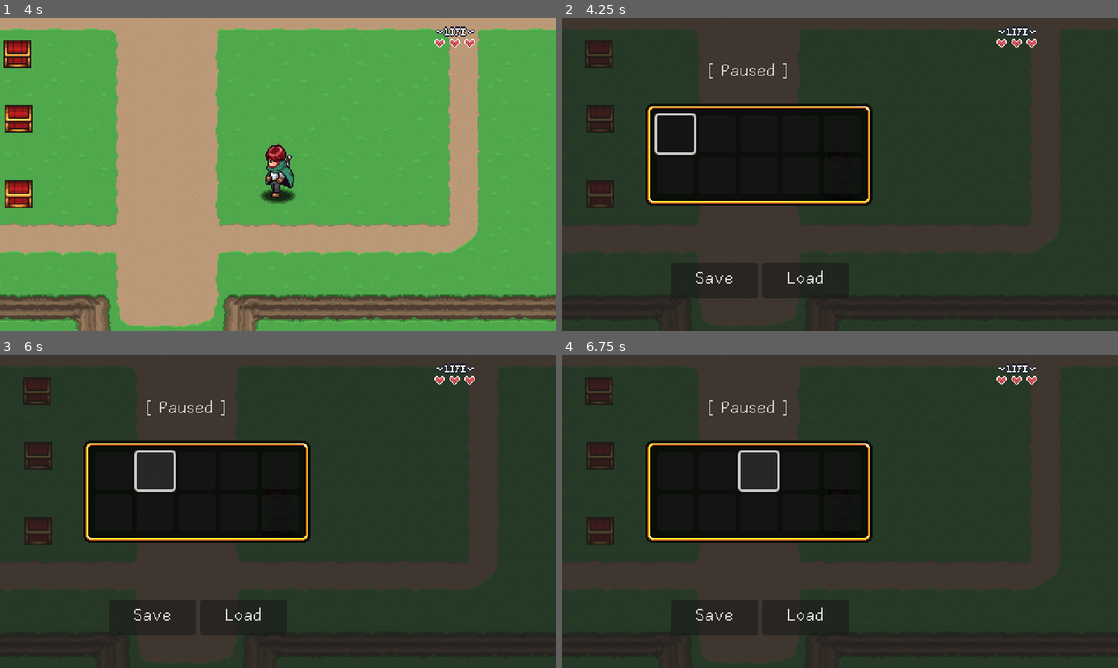
Above: before the commit, frames 1-4 (two rows, left to right).
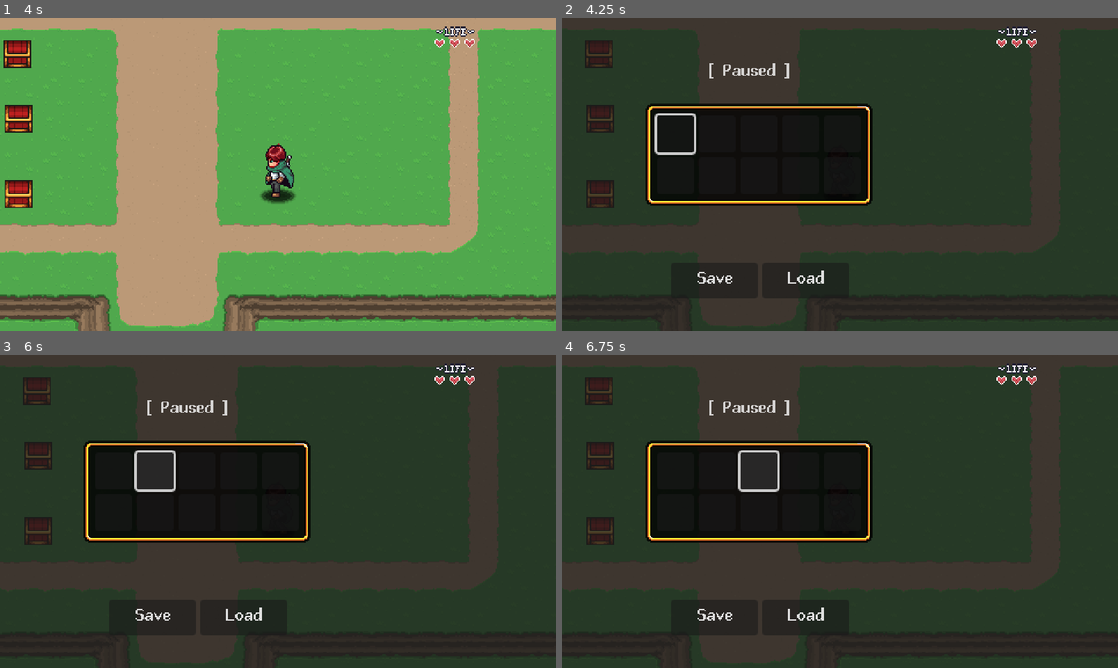
Above: after the commit, the same moments.

Repository: Sai-Santosh09/1st-game-test
Game: Godot game, scene res://Levels/Area01/01.tscn
The game is run twice, just before and just after one commit, with the same random seed, the same clock (stepped at 60 frames per second) and the same inputs. Sound files missing from this copy of the repository are replaced by a short silence.
Inputs (mouse positions are in pixels of both pictures, inside the frame that each line leads up to):
- Up to frame 1 (4 s): tap Enter (ui_accept) at 0.5, 0.77, 1.52, 3.02, 3.77 s; hold Right (right) 0.53-1.28 s; hold X (ability) 0.53-1.28 s; hold Down (down) 1.28-2.03 s; tap Z (attack) at 1.35 s; hold Right (right) 2.03-2.78 s; hold E (interact) 2.03-2.78 s; hold Up (up) 2.78-3.53 s; tap Alt at 2.85 s; hold Left (left) from 3.53 s (still down); tap Shift at 3.6 s
- Up to frame 2 (4.25 s): keep holding Left (left); tap Escape (pause) at 4.15 s
- Up to frame 3 (6 s): tap X (ability) at 4.35 s; tap Enter (ui_accept) at 4.52 s; release Left (left) at 5 s; click (111, 470) at 5 s; click (155, 470) at 5.77 s
- Up to frame 4 (6.75 s): click (756, 470) at 6.52 s

Frame 1 is identical in both runs. In frame 2, 0.3% of the frame differs, in the area x 24-48%, y 14-85%; in frame 3, 0.3%; in frame 4, 0.3%.

Commit message:
added animations and blinking affects and dialog sound when interacting with npc's

Diff:
--- a/GUI/dialog_system/dialog_system.tscn
+++ b/GUI/dialog_system/dialog_system.tscn
@@ -1,11 +1,13 @@
-[gd_scene load_steps=14 format=3 uid="uid://hjxt1f5bpcja"]
+[gd_scene load_steps=16 format=3 uid="uid://hjxt1f5bpcja"]
 
 [ext_resource type="Script" uid="uid://bsacs8xpuplp1" path="res://GUI/dialog_system/scripts/dialog_system.gd" id="1_5yhxf"]
 [ext_resource type="Texture2D" uid="uid://b6oralif0lhdf" path="res://GUI/dialog_system/sprites/text-bubble.png" id="2_qocm2"]
 [ext_resource type="FontFile" uid="uid://cqpduayl4x0fo" path="res://GUI/fonts/Abaddon Light.ttf" id="3_dwuo2"]
 [ext_resource type="FontFile" uid="uid://bvhdhmh6brju7" path="res://GUI/fonts/Abaddon Bold.ttf" id="4_umqd7"]
 [ext_resource type="Texture2D" uid="uid://1js55jitq8p8" path="res://Npc/Sprites/portraits/npc_portrait_01.png" id="5_dwuo2"]
+[ext_resource type="AudioStream" uid="uid://c1ptnq3y5nqc8" path="res://GUI/dialog_system/audio/voice_blip.wav" id="6_8tyrm"]
 [ext_resource type="FontFile" uid="uid://dge2ewb34lll6" path="res://GUI/fonts/m5x7.ttf" id="6_umqd7"]
+[ext_resource type="Script" uid="uid://bvqucmy5rnbcs" path="res://GUI/dialog_system/scripts/dialog_portrait.gd" id="6_vyuf5"]
 
 [sub_resource type="Gradient" id="Gradient_8tyrm"]
 colors = PackedColorArray(1, 1, 1, 1, 1, 1, 1, 0)
@@ -142,10 +144,15 @@
 position = Vector2(52, 195)
 texture = ExtResource("5_dwuo2")
 hframes = 4
+script = ExtResource("6_vyuf5")
 
 [node name="Timer" type="Timer" parent="DialogUI"]
+one_shot = true
 
 [node name="AudioStreamPlayer" type="AudioStreamPlayer" parent="DialogUI"]
+stream = ExtResource("6_8tyrm")
+max_polyphony = 6
+bus = &"SFX"
 
 [node name="DialogProgressIndicator" type="PanelContainer" parent="DialogUI"]
 self_modulate = Color(0.20784314, 0.5137255, 0.34509805, 1)
--- /dev/null
+++ b/GUI/dialog_system/scripts/dialog_portrait.gd
@@ -0,0 +1,72 @@
+@tool
+class_name DialogPortrait extends Sprite2D
+
+
+var blink : bool = false : set = _set_blink
+var open_mouth : bool = false : set = _set_open_mouth
+var mouth_open_frames : int = 0
+var audio_pitch_base : float = 1.0
+
+@onready var audio_stream_player: AudioStreamPlayer = $"../AudioStreamPlayer"
+
+
+
+
+func _ready() -> void:
+	if Engine.is_editor_hint():
+		return
+	DialogSystem.letter_added.connect( check_mouth_open )
+	blinker()
+
+
+func check_mouth_open( l : String ) -> void:
+	if 'aeiouy1234567890'.contains( l ):
+		open_mouth = true
+		mouth_open_frames += 3
+		audio_stream_player.pitch_scale = randf_range( audio_pitch_base - 0.04, audio_pitch_base + 0.04 )
+		audio_stream_player.play()
+	elif '.,!?'.contains( l ):
+		mouth_open_frames = 0
+
+	if mouth_open_frames > 0:
+		mouth_open_frames -= 1
+
+
+	if mouth_open_frames == 0:
+		open_mouth = false
+
+	pass
+
+
+
+func update_portrait() -> void:
+	if open_mouth == true:
+		frame = 2
+	else:
+		frame = 0
+
+	if blink == true:
+		frame += 1
+
+
+func blinker() -> void:
+	if blink == false:
+		await get_tree().create_timer( randf_range( 0.1, 3 ) ).timeout
+	else:
+		await get_tree().create_timer( 0.15 ).timeout
+	blink = not blink
+	blinker()
+
+
+func _set_blink( _value : bool ) -> void:
+	if blink != _value:
+		blink = _value
+
+	pass
+
+
+func _set_open_mouth( _value : bool ) -> void:
+	if open_mouth != _value:
+		open_mouth = _value
+		update_portrait()
+	pass
--- a/GUI/dialog_system/scripts/dialog_system.gd
+++ b/GUI/dialog_system/scripts/dialog_system.gd
@@ -3,8 +3,14 @@
 class_name DialogSystemNode extends CanvasLayer
 
 signal finished
+signal letter_added( letter : String )
 
 var is_active : bool = false
+var text_in_progress : bool = false
+
+var text_speed : float = 0.02
+var text_length : int = 0
+var plain_text : String
 
 var dialog_items : Array[ DialogItem ]
 var dialog_item_index : int = 0
@@ -12,9 +18,11 @@
 @onready var dialog_ui: Control = $DialogUI
 @onready var content: RichTextLabel = $DialogUI/PanelContainer/RichTextLabel
 @onready var name_label: Label = $DialogUI/NameLabel
-@onready var portrait_sprite: Sprite2D = $DialogUI/PortraitSprite
+@onready var portrait_sprite: DialogPortrait = $DialogUI/PortraitSprite
 @onready var dialog_progress_indicator: PanelContainer = $DialogUI/DialogProgressIndicator
 @onready var dialog_progress_indicator_label: Label = $DialogUI/DialogProgressIndicator/Label
+@onready var timer: Timer = $DialogUI/Timer
+@onready var audio_stream_player: AudioStreamPlayer = $DialogUI/AudioStreamPlayer
 
 
 
@@ -25,6 +33,7 @@
 			get_parent().remove_child( self )
 			return
 		return
+	timer.timeout.connect( _on_timer_timeout )
 	hide_dialog()
 	pass
 
@@ -37,6 +46,12 @@
 			event.is_action_pressed("attack") or
 			event.is_action_pressed("ui_accept")
 	):
+		if text_in_progress == true:
+			content.visible_characters = text_length
+			timer.stop()
+			text_in_progress = false
+			show_dialog_button_indicator( true )
+			return
 		dialog_item_index += 1
 		if dialog_item_index < dialog_items.size():
 			start_dialog()
@@ -64,9 +79,15 @@
 
 
 func start_dialog() -> void:
-	show_dialog_button_indicator( true )
+	show_dialog_button_indicator( false )
 	var _d : DialogItem = dialog_items[ dialog_item_index ]
 	set_dialog_data( _d )
+
+	content.visible_characters = 0
+	text_length = content.get_total_character_count()
+	plain_text = content.get_parsed_text()
+	text_in_progress = true
+	start_timer()
 	pass
 
 
@@ -75,6 +96,7 @@
 		content.text = _d.text
 	name_label.text = _d.npc_info.npc_name
 	portrait_sprite.texture = _d.npc_info.portrait
+	portrait_sprite.audio_pitch_base = _d.npc_info.dialog_audio_pitch
 	pass
 
 
@@ -84,3 +106,21 @@
 		dialog_progress_indicator_label.text = "NEXT"
 	else:
 		dialog_progress_indicator_label.text = "END"
+
+
+func start_timer() -> void:
+	timer.wait_time = text_speed
+	#manipulate wait_time
+	timer.start()
+	pass
+
+
+func _on_timer_timeout() -> void:
+	content.visible_characters += 1
+	if content.visible_characters <= text_length:
+		letter_added.emit( plain_text[ content.visible_characters - 1 ] )
+		start_timer()
+	else:
+		show_dialog_button_indicator( true )
+		text_in_progress = false
+	pass
--- a/GUI/pause_menu/pause_menu.tscn
+++ b/GUI/pause_menu/pause_menu.tscn
@@ -1,8 +1,10 @@
-[gd_scene load_steps=8 format=3 uid="uid://eh6oc7dntr2"]
+[gd_scene load_steps=10 format=3 uid="uid://eh6oc7dntr2"]
 
 [ext_resource type="Script" uid="uid://bcbo5jm1bx1dm" path="res://GUI/pause_menu/pause_menu.gd" id="1_4w82k"]
+[ext_resource type="FontFile" uid="uid://bvhdhmh6brju7" path="res://GUI/fonts/Abaddon Bold.ttf" id="2_dvxeg"]
 [ext_resource type="Texture2D" uid="uid://b2rdkdwfytd5h" path="res://Items/Sprites/items.png" id="2_yiq8o"]
 [ext_resource type="Script" uid="uid://c8w4rsjc3bv22" path="res://GUI/pause_menu/inventory/Scripts/inventory_ui.gd" id="3_36pfd"]
+[ext_resource type="FontFile" uid="uid://dge2ewb34lll6" path="res://GUI/fonts/m5x7.ttf" id="3_iqcer"]
 [ext_resource type="PackedScene" uid="uid://pc5nda8lr1bl" path="res://GUI/pause_menu/inventory/inventory_slot.tscn" id="3_rsqrg"]
 [ext_resource type="Resource" uid="uid://byleoyua0ac7b" path="res://GUI/pause_menu/inventory/player_inventory.tres" id="4_ewgu5"]
 
@@ -56,6 +58,7 @@
 offset_bottom = -74.0
 grow_horizontal = 2
 grow_vertical = 2
+theme_override_fonts/font = ExtResource("2_dvxeg")
 text = "[ Paused ]"
 
 [node name="ItemDescription" type="Label" parent="Control"]
@@ -72,7 +75,8 @@
 offset_bottom = 57.0
 grow_horizontal = 2
 grow_vertical = 2
-theme_override_font_sizes/font_size = 10
+theme_override_fonts/font = ExtResource("3_iqcer")
+theme_override_font_sizes/font_size = 16
 horizontal_alignment = 1
 autowrap_mode = 2
 
@@ -92,21 +96,33 @@
 
 [node name="InventorySlot" parent="Control/PanelContainer/GridContainer" instance=ExtResource("3_rsqrg")]
 layout_mode = 2
+theme_override_fonts/font = ExtResource("2_dvxeg")
+theme_override_font_sizes/font_size = 16
 
 [node name="InventorySlot2" parent="Control/PanelContainer/GridContainer" instance=ExtResource("3_rsqrg")]
 layout_mode = 2
+theme_override_fonts/font = ExtResource("2_dvxeg")
+theme_override_font_sizes/font_size = 16
 
 [node name="InventorySlot3" parent="Control/PanelContainer/GridContainer" instance=ExtResource("3_rsqrg")]
 layout_mode = 2
+theme_override_fonts/font = ExtResource("2_dvxeg")
+theme_override_font_sizes/font_size = 16
 
 [node name="InventorySlot4" parent="Control/PanelContainer/GridContainer" instance=ExtResource("3_rsqrg")]
 layout_mode = 2
+theme_override_fonts/font = ExtResource("2_dvxeg")
+theme_override_font_sizes/font_size = 16
 
 [node name="InventorySlot5" parent="Control/PanelContainer/GridContainer" instance=ExtResource("3_rsqrg")]
 layout_mode = 2
+theme_override_fonts/font = ExtResource("2_dvxeg")
+theme_override_font_sizes/font_size = 16
 
 [node name="InventorySlot6" parent="Control/PanelContainer/GridContainer" instance=ExtResource("3_rsqrg")]
 layout_mode = 2
+theme_override_fonts/font = ExtResource("2_dvxeg")
+theme_override_font_sizes/font_size = 16
 
 [node name="HBoxContainer" type="HBoxContainer" parent="Control"]
 layout_mode = 1
@@ -125,11 +141,13 @@
 [node name="Button_Save" type="Button" parent="Control/HBoxContainer"]
 custom_minimum_size = Vector2(75, 0)
 layout_mode = 2
+theme_override_fonts/font = ExtResource("2_dvxeg")
 text = "Save"
 
 [node name="Button_Load" type="Button" parent="Control/HBoxContainer"]
 custom_minimum_size = Vector2(75, 0)
 layout_mode = 2
+theme_override_fonts/font = ExtResource("2_dvxeg")
 text = "Load"
 
 [node name="AudioStreamPlayer" type="AudioStreamPlayer" parent="Control"]
--- a/Npc/00_npcs/npc_01.tres
+++ b/Npc/00_npcs/npc_01.tres
@@ -9,4 +9,5 @@
 npc_name = "Aurex Velenmoor"
 sprite = ExtResource("3_gtwx6")
 portrait = ExtResource("1_1hydq")
+dialog_audio_pitch = 0.5
 metadata/_custom_type_script = "uid://cu0td8q1g7bkb"
--- a/Npc/Scripts/npc_resource.gd
+++ b/Npc/Scripts/npc_resource.gd
@@ -4,4 +4,4 @@
 @export var npc_name : String = ""
 @export var sprite : Texture
 @export var portrait : Texture
-@export var dialog_audio_pitch : String
+@export var dialog_audio_pitch : float = 1.0
Not shown, added: GUI/dialog_system/scripts/dialog_portrait.gd.uid
Not shown, changed: Game.zip
